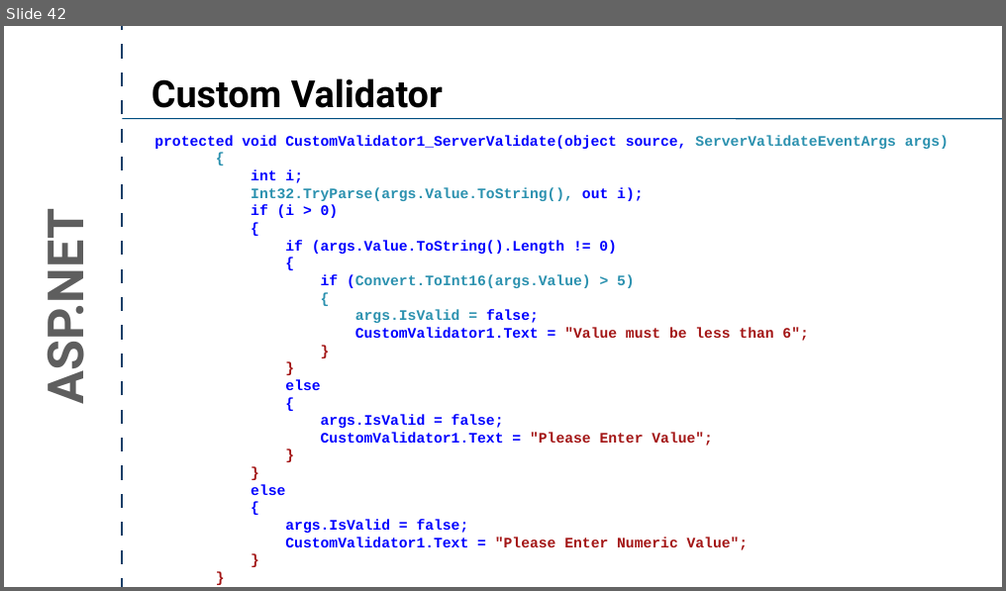
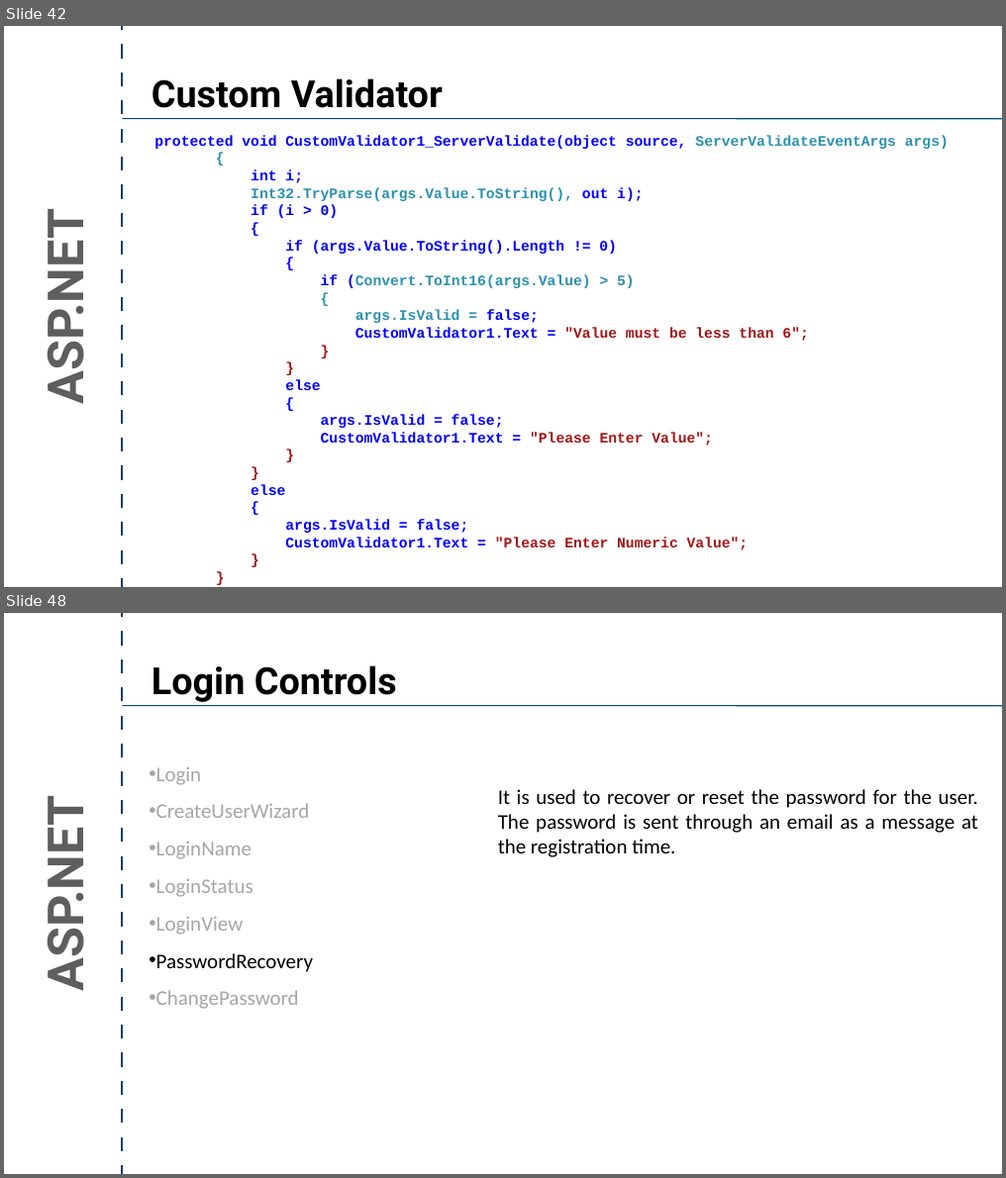
Before and after one commit to crpatel/DotNetMaterial, a slide deck: Unit 8.pptx. Shown one above the other, each under a label of ours: slide 42 before the commit, slides 42 and 48 after it; the slides between them are not shown. The pictures are 1006x591 and 1006x1178 pixels, drawn with LibreOffice and Linux fonts; fonts in the diff are those of the drawing. Boxes give left, top, right and bottom in pixels: in the first picture for what was removed or moved away, otherwise in the second. Text is boxed around its words. In the diff, an @@ line names an element or a change of style, - is before the commit and + after.

```diff
--- a/Unit 8.pptx
+++ b/Unit 8.pptx
@@ slide 48 added at <box>4,613,1002,1174</box>, background #FFFFFF @@
@@ line added from (122, 1174) to (122, 613), #183E67 4.5 pt @@
@@ text added at <box>152,665,397,702</box>, 72 pt, text #000000, bold @@
+Login Controls
@@ line added from (122, 706) to (1002, 706), #004D80 2 pt @@
@@ text added at <box>156,767,313,1009</box>, 40 pt, text #A6A6A6 @@
+• Login
+• CreateUserWizard
+• LoginName
+• LoginStatus
+• LoginView
+• PasswordRecovery
+• ChangePassword
@@ text added at <box>498,789,978,858</box>, 40 pt, text #000000 @@
+It is used to recover or reset the password for the user. The password is sent through an email as a message at the registration time.
@@ text added at <box>31,815,96,986</box>, 96 pt, text #5E5E5E, bold @@
+ASP.NET
```
Also in this commit, not shown: 6 other slides added, 3 other files.
